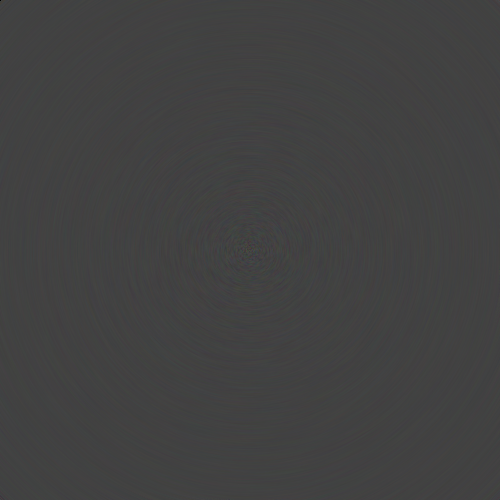
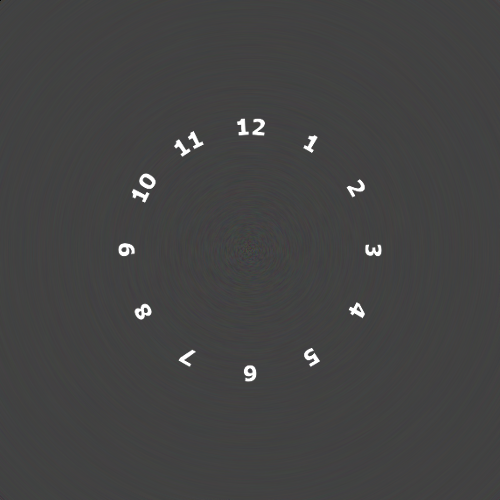
Layers edited between the first and the second (500, 500) image:
added layer "Pasted Layer" above "Layer #1" over [117, 118, 383, 382]
